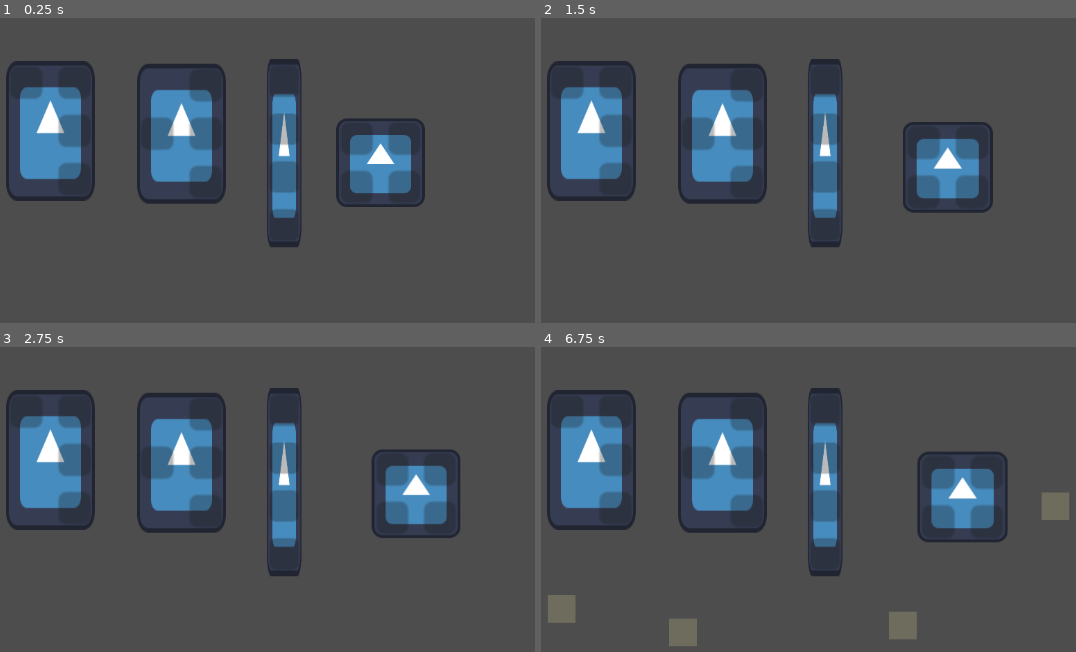
Above: before the commit, frames 1-4 (two rows, left to right).
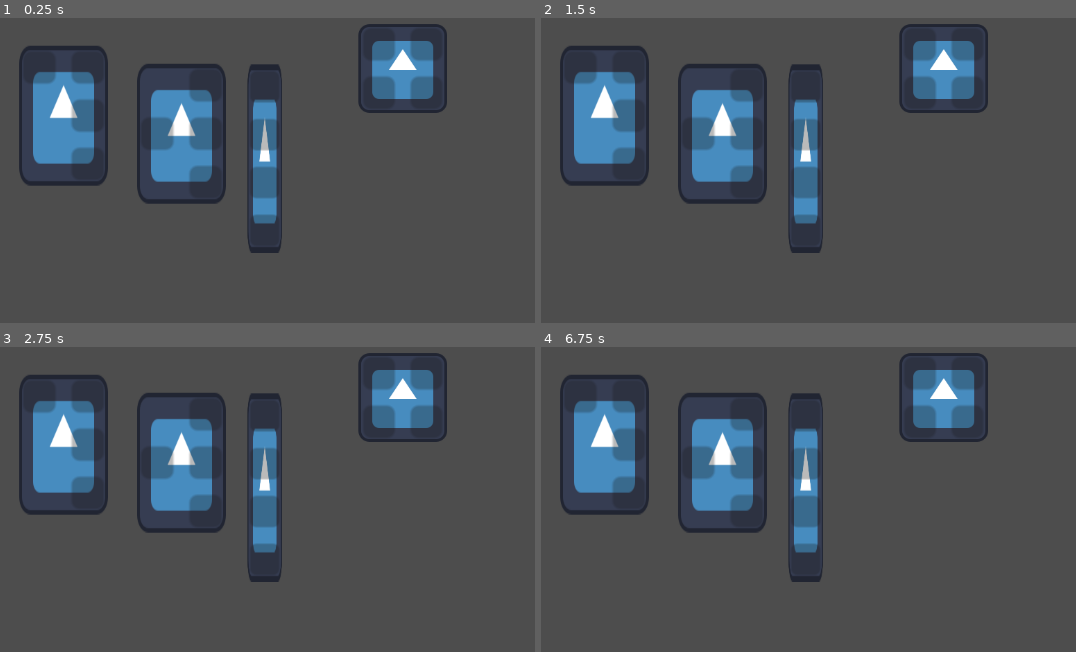
Above: after the commit, the same moments.

Repository: RRealJ/GameJam2024
Game: Godot game, scene res://cenas/testesPecas.tscn
The game is run twice, just before and just after one commit, with the same random seed, the same clock (stepped at 60 frames per second) and the same inputs. The project has no main scene, so this scene is started directly. The engine's default icon, where the game draws it, is replaced by a stand-in: a white triangle on a blue panel in a dark square.
Inputs (mouse positions are in pixels of both pictures, inside the frame that each line leads up to):
- Up to frame 1 (0.25 s): no input
- Up to frame 2 (1.5 s): tap Enter at 0.5 s; move the mouse to (899, 140) at 0.52 s; press the mouse at (899, 140) at 0.53 s; tap Space at 1.25 s; move the mouse to (952, 143) at 1.27 s; release the mouse at (952, 143) at 1.28 s; click (952, 143) at 1.35 s
- Up to frame 3 (2.75 s): tap Enter at 2 s; move the mouse to (395, 520) at 2.02 s; press the mouse at (395, 520) at 2.03 s
- Up to frame 4 (6.75 s): tap Space at 2.75, 4.25 s; move the mouse to (979, 517) at 2.77 s; release the mouse at (979, 517) at 2.78 s; click (979, 517) at 2.85 s; tap Enter at 3.5 s; move the mouse to (589, 456) at 3.52 s; press the mouse at (589, 456) at 3.53 s; move the mouse to (722, 459) at 4.27 s; release the mouse at (722, 459) at 4.28 s; click (722, 459) at 4.35 s; move the mouse to (824, 481) at 5.02 s; press the mouse at (824, 481) at 5.03 s; move the mouse to (680, 417) at 5.77 s; release the mouse at (680, 417) at 5.78 s; click (680, 417) at 5.85 s; move the mouse to (974, 505) at 6.52 s; press the mouse at (974, 505) at 6.53 s

The runs differ from the first frame. In frame 1, 20% of the frame differs, in the area x 1-84%, y 1-78%; in frame 2, 20%; in frame 3, 20%; in frame 4, 22%, in the area x 1-99%, y 1-99%.

Commit message:
arrumando encaixes

Diff:
--- a/cenas/peca2x2.tscn
+++ b/cenas/peca2x2.tscn
@@ -2,18 +2,10 @@
 
 [ext_resource type="Texture2D" uid="uid://c87dfcgjth2gt" path="res://icon.svg" id="1_3b64e"]
 [ext_resource type="Script" path="res://scripts/peca_geral.gd" id="1_bh5f1"]
+[ext_resource type="Script" path="res://scripts/encaixe.gd" id="3_k0ldg"]
 
 [sub_resource type="RectangleShape2D" id="RectangleShape2D_mo62t"]
 size = Vector2(31.0189, 30.6685)
-
-[sub_resource type="GDScript" id="GDScript_wcmdj"]
-script/source = "extends Area2D
-
-
-
-
-
-"
 
 [sub_resource type="RectangleShape2D" id="RectangleShape2D_kcvb8"]
 size = Vector2(63.7969, 64.1563)
@@ -22,7 +14,6 @@
 script = ExtResource("1_bh5f1")
 
 [node name="sprite" type="Sprite2D" parent="."]
-position = Vector2(392, 246)
 texture = ExtResource("1_3b64e")
 
 [node name="area" type="Area2D" parent="sprite"]
@@ -35,7 +26,6 @@
 offset_bottom = -2.99999
 mouse_filter = 2
 disabled = true
-metadata/_edit_use_anchors_ = true
 
 [node name="Button2" type="Button" parent="sprite/area"]
 offset_left = 3.0
@@ -70,9 +60,9 @@
 debug_color = Color(0, 0.6, 0.701961, 0.027451)
 
 [node name="enc1" type="Area2D" parent="sprite"]
-script = SubResource("GDScript_wcmdj")
+script = ExtResource("3_k0ldg")
 
-[node name="encaixe" type="CollisionShape2D" parent="sprite/enc1"]
+[node name="encaixe1" type="CollisionShape2D" parent="sprite/enc1"]
 position = Vector2(-34, -34)
 shape = SubResource("RectangleShape2D_kcvb8")
 debug_color = Color(0.862745, 0.203922, 0, 0.282353)
@@ -99,13 +89,10 @@
 debug_color = Color(0.862745, 0.203922, 0, 0.282353)
 
 [connection signal="ready" from="." to="." method="_on_ready"]
-[connection signal="area_entered" from="sprite/area" to="." method="_on_area_entered"]
-[connection signal="area_exited" from="sprite/area" to="." method="_on_area_exited"]
 [connection signal="body_entered" from="sprite/area" to="." method="_on_area_body_entered"]
 [connection signal="body_exited" from="sprite/area" to="." method="_on_area_body_exited"]
 [connection signal="mouse_entered" from="sprite/enc1" to="." method="_on_mouse_entered"]
 [connection signal="mouse_exited" from="sprite/enc1" to="." method="_on_mouse_exited"]
-[connection signal="ready" from="sprite/enc1" to="sprite/enc1" method="_on_ready"]
 [connection signal="mouse_entered" from="sprite/enc2" to="." method="_on_mouse_entered"]
 [connection signal="mouse_exited" from="sprite/enc2" to="." method="_on_mouse_exited"]
 [connection signal="mouse_entered" from="sprite/end3" to="." method="_on_mouse_entered"]
--- a/cenas/pecaI.tscn
+++ b/cenas/pecaI.tscn
@@ -13,7 +13,6 @@
 script = ExtResource("1_j2lf4")
 
 [node name="sprite" type="Sprite2D" parent="."]
-position = Vector2(28, -8)
 scale = Vector2(0.391, 2.125)
 texture = ExtResource("2_ea7v6")
 
@@ -85,14 +84,12 @@
 disabled = true
 metadata/_edit_use_anchors_ = true
 
-[node name="colissao" type="CollisionShape2D" parent="sprite/area"]
+[node name="colisao" type="CollisionShape2D" parent="sprite/area"]
 position = Vector2(28, -9)
 shape = SubResource("RectangleShape2D_p8m8s")
 debug_color = Color(0, 0.6, 0.701961, 0)
 
 [connection signal="ready" from="." to="." method="_on_ready"]
-[connection signal="area_entered" from="sprite/area" to="." method="_on_area_entered"]
-[connection signal="area_exited" from="sprite/area" to="." method="_on_area_exited"]
 [connection signal="body_entered" from="sprite/area" to="." method="_on_area_body_entered"]
 [connection signal="body_exited" from="sprite/area" to="." method="_on_area_body_exited"]
 [connection signal="mouse_entered" from="sprite/area" to="." method="_on_area_mouse_entered"]
--- a/cenas/peca_L.tscn
+++ b/cenas/peca_L.tscn
@@ -11,7 +11,6 @@
 script = ExtResource("1_fd83k")
 
 [node name="sprite" type="Sprite2D" parent="."]
-position = Vector2(-19, 22)
 scale = Vector2(1, 1.574)
 texture = ExtResource("2_xbp8j")
 
@@ -55,35 +54,33 @@
 disabled = true
 metadata/_edit_use_anchors_ = true
 
-[node name="colissao" type="CollisionPolygon2D" parent="sprite/area"]
+[node name="colisao" type="CollisionPolygon2D" parent="sprite/area"]
 modulate = Color(1, 1, 1, 0.0980392)
 polygon = PackedVector2Array(-15, -23, -15, -11, 3, -11, 3, 25, 15, 25, 15, -23)
 
 [node name="encaixes" type="Area2D" parent="sprite"]
 
-[node name="colissao" type="CollisionShape2D" parent="sprite/encaixes"]
+[node name="encaixe1" type="CollisionShape2D" parent="sprite/encaixes"]
 position = Vector2(34.5, 0.317642)
 shape = SubResource("RectangleShape2D_cnnkk")
 debug_color = Color(0.894118, 0.317647, 0, 0.129412)
 
-[node name="colissao2" type="CollisionShape2D" parent="sprite/encaixes"]
+[node name="encaixe2" type="CollisionShape2D" parent="sprite/encaixes"]
 position = Vector2(-34, -43.8374)
 shape = SubResource("RectangleShape2D_cnnkk")
 debug_color = Color(0.894118, 0.317647, 0, 0.129412)
 
-[node name="colissao3" type="CollisionShape2D" parent="sprite/encaixes"]
+[node name="encaixe3" type="CollisionShape2D" parent="sprite/encaixes"]
 position = Vector2(35, -43.8374)
 shape = SubResource("RectangleShape2D_cnnkk")
 debug_color = Color(0.894118, 0.317647, 0, 0.129412)
 
-[node name="colissao4" type="CollisionShape2D" parent="sprite/encaixes"]
+[node name="encaixe4" type="CollisionShape2D" parent="sprite/encaixes"]
 position = Vector2(34, 44.4727)
 shape = SubResource("RectangleShape2D_cnnkk")
 debug_color = Color(0.894118, 0.317647, 0, 0.129412)
 
 [connection signal="ready" from="." to="." method="_on_ready"]
-[connection signal="area_entered" from="sprite/area" to="." method="_on_area_entered"]
-[connection signal="area_exited" from="sprite/area" to="." method="_on_area_exited"]
 [connection signal="body_entered" from="sprite/area" to="." method="_on_area_body_entered"]
 [connection signal="body_exited" from="sprite/area" to="." method="_on_area_body_exited"]
 [connection signal="mouse_entered" from="sprite/area" to="." method="_on_area_mouse_entered"]
--- a/cenas/peca_T.tscn
+++ b/cenas/peca_T.tscn
@@ -11,7 +11,6 @@
 script = ExtResource("1_t7yn1")
 
 [node name="sprite" type="Sprite2D" parent="."]
-position = Vector2(0, 1.13687e-13)
 scale = Vector2(1, 1.574)
 texture = ExtResource("2_s56ct")
 
@@ -55,7 +54,7 @@
 disabled = true
 metadata/_edit_use_anchors_ = true
 
-[node name="colissao" type="CollisionPolygon2D" parent="sprite/area"]
+[node name="colisao" type="CollisionPolygon2D" parent="sprite/area"]
 modulate = Color(1, 1, 1, 0.152941)
 polygon = PackedVector2Array(-15, -5, -15, 7, 3, 7, 3, 25, 15, 25, 15, -23, 3, -23, 3, -5)
 
@@ -82,8 +81,6 @@
 debug_color = Color(0.917647, 0.282353, 0, 0.129412)
 
 [connection signal="ready" from="." to="." method="_on_ready"]
-[connection signal="area_entered" from="sprite/area" to="." method="_on_area_entered"]
-[connection signal="area_exited" from="sprite/area" to="." method="_on_area_exited"]
 [connection signal="body_entered" from="sprite/area" to="." method="_on_area_body_entered"]
 [connection signal="body_exited" from="sprite/area" to="." method="_on_area_body_exited"]
 [connection signal="mouse_entered" from="sprite/area" to="." method="_on_area_mouse_entered"]
--- a/cenas/testesPecas.tscn
+++ b/cenas/testesPecas.tscn
@@ -9,7 +9,7 @@
 [node name="TestesPecas" type="Node2D"]
 
 [node name="peca2x2" parent="." instance=ExtResource("1_1sh4d")]
-position = Vector2(360, 25)
+position = Vector2(784, 135)
 
 [node name="PecaL" parent="." instance=ExtResource("3_rdo4y")]
 
--- /dev/null
+++ b/scripts/encaixe.gd
@@ -0,0 +1 @@
+extends Area2D
--- a/scripts/peca_geral.gd
+++ b/scripts/peca_geral.gd
@@ -10,11 +10,10 @@
 var body_ref
 var initialPos : Vector2
 var offset : Vector2
-
+var encaixe
 
 
 func _on_ready() -> void:
-
 	pass
 	#sprite.texture = textura #atribui a textura que quiser ao carregar na cena
 
@@ -37,16 +36,6 @@
 				tween.tween_property(self, "global_position", initialPos, 0.2).set_ease(Tween.EASE_OUT)
 
 
-func _on_area_entered(area) -> void: #quando entrar em area peça, fica vermelha
-	if area is Peca:
-		sprite.modulate = Color8(186, 8, 0, 45)
-
-
-func _on_area_exited(area) -> void: #quando sair de area peça, fica normal
-	if area is Peca:
-		sprite.modulate = Color8(186, 8, 0, 0)
-
-
 func _on_area_body_entered(body: Node2D) -> void: #Está em cima do buraco
 	if body.is_in_group('dropable'):
 		is_inside_dropable = true
@@ -63,10 +52,12 @@
 func _on_mouse_entered() -> void:
 	if not Global.is_dragging:
 		draggable = true
+		print("entrnado", self.name)
 		scale = Vector2(1.02, 1.02)
 
 
 func _on_mouse_exited() -> void:
 	if not Global.is_dragging:
 		draggable = false
+		print("saindo", self.name)
 		scale = Vector2(1, 1)
